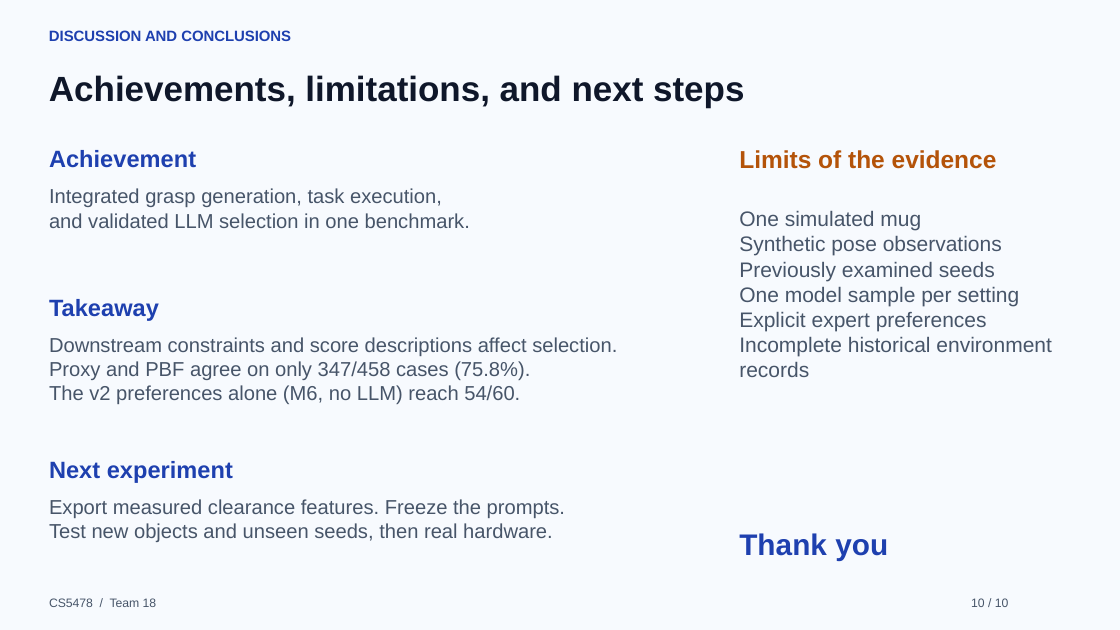
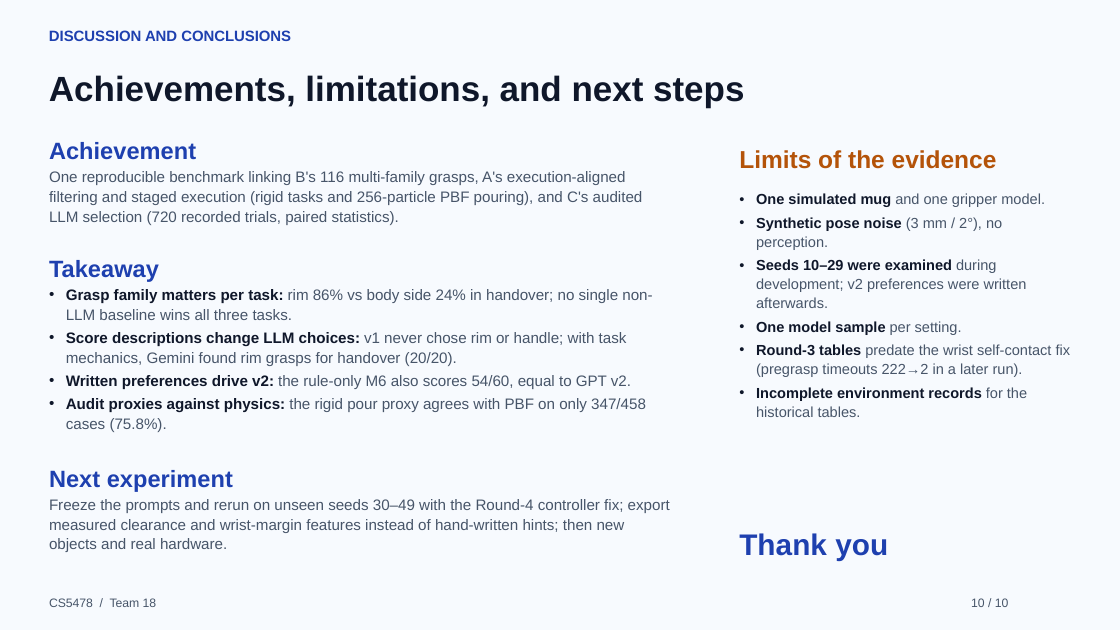
Before and after one commit to Xl440102/cs5478-task-aware-grasp-selection, a slide deck: slide 10 of presentation/CS5478_Task_Aware_Grasp_Selection_Presentation_v2.pptx. Drawn at 1120x630 pixels with LibreOffice and Linux fonts; fonts in the diff are those of the drawing. Boxes give left, top, right and bottom in pixels: in the first picture for what was removed or moved away, otherwise in the second. Text is boxed around its words. In the diff, an @@ line names an element or a change of style, - is before the commit and + after.

```diff
--- a/presentation/CS5478_Task_Aware_Grasp_Selection_Presentation_v2.pptx
+++ b/presentation/CS5478_Task_Aware_Grasp_Selection_Presentation_v2.pptx
@@ text "Achievement": place and size @@
-text "Achievement" at box(49, 150, 196, 168)
+text "Achievement" at box(49, 142, 196, 160)
@@ text at box(49, 171, 643, 225): text changed; size 17.2 to 13 pt @@
-Integrated grasp generation, task execution,
-and validated LLM selection in one benchmark.
+One reproducible benchmark linking B's 116 multi-family grasps, A's execution-aligned filtering and staged execution (rigid tasks and 256-particle PBF pouring), and C's audited LLM selection (720 recorded trials, paired statistics).
@@ text at box(756, 193, 1071, 417): text changed; size 18 to 12.5 pt @@
-One simulated mug
-Synthetic pose observations
-Previously examined seeds
-One model sample per setting
-Explicit expert preferences
-Incomplete historical environment records
+• One simulated mug and one gripper model.
+• Synthetic pose noise (3 mm / 2°), no perception.
+• Seeds 10–29 were examined during development; v2 preferences were written afterwards.
+• One model sample per setting.
+• Round-3 tables predate the wrist self-contact fix (pregrasp timeouts 222→2 in a later run).
+• Incomplete environment records for the historical tables.
@@ text "Takeaway": place and size @@
-text "Takeaway" at box(49, 299, 159, 321)
+text "Takeaway" at box(49, 260, 159, 282)
@@ text at box(66, 289, 652, 432): text changed; size 17.2 to 13 pt @@
-Downstream constraints and score descriptions affect selection.
-Proxy and PBF agree on only 347/458 cases (75.8%).
-The v2 preferences alone (M6, no LLM) reach 54/60.
+• Grasp family matters per task: rim 86% vs body side 24% in handover; no single non-LLM baseline wins all three tasks.
+• Score descriptions change LLM choices: v1 never chose rim or handle; with task mechanics, Gemini found rim grasps for handover (20/20).
+• Written preferences drive v2: the rule-only M6 also scores 54/60, equal to GPT v2.
+• Audit proxies against physics: the rigid pour proxy agrees with PBF on only 347/458 cases (75.8%).
@@ text "Next experiment": place and size @@
-text "Next experiment" at box(49, 461, 233, 483)
+text "Next experiment" at box(49, 470, 233, 492)
@@ text at box(49, 499, 670, 552): text changed; size 17.2 to 13 pt @@
-Export measured clearance features. Freeze the prompts.
-Test new objects and unseen seeds, then real hardware.
+Freeze the prompts and rerun on unseen seeds 30–49 with the Round-4 controller fix; export measured clearance and wrist-margin features instead of hand-written hints; then new objects and real hardware.
```
Also in this commit, not shown: 8 other slides changed, 1 other file.
